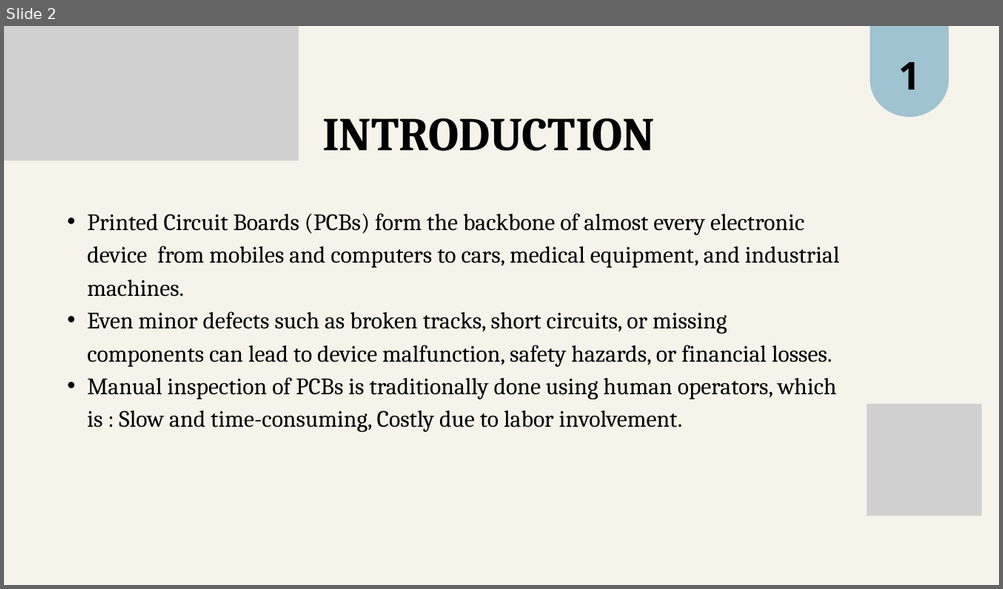
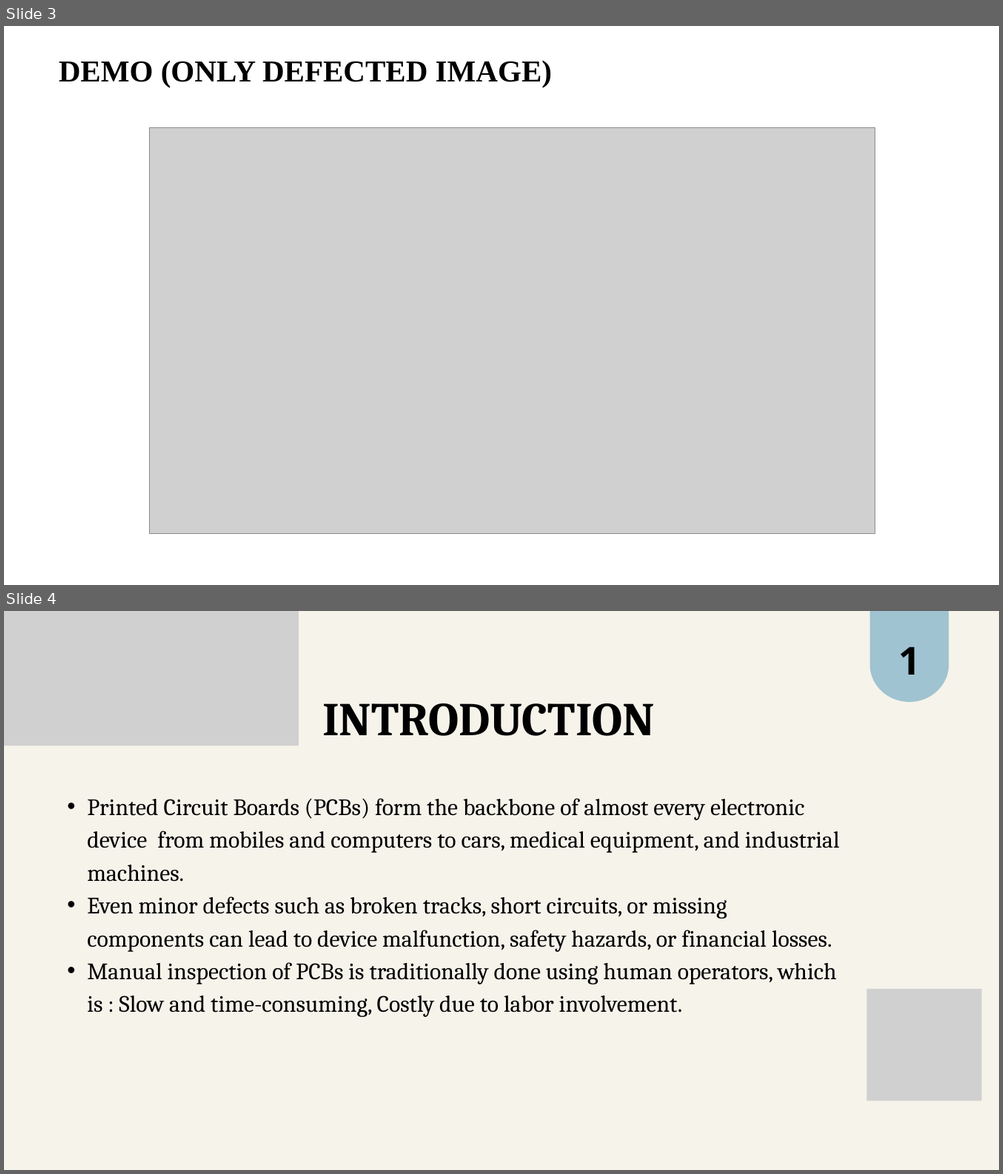
Before and after one commit to mentor-pranaya/-circuit-guard-PCB-defect-detection-and-application, a slide deck: PPT.pptx. Shown one above the other, each under a label of ours: slide 2 before the commit, slides 3 and 4 after it. The pictures are 1003x589 and 1003x1174 pixels, drawn with LibreOffice and Linux fonts; fonts in the diff are those of the drawing; grey boxes stand for pictures. Boxes give left, top, right and bottom in pixels: in the first picture for what was removed or moved away, otherwise in the second. Text is boxed around its words. In the diff, an @@ line names an element or a change of style, - is before the commit and + after.

```diff
--- a/PPT.pptx
+++ b/PPT.pptx
@@ slide 3 added at (4,26,999,585), background #FFFFFF @@
@@ text added at (59,60,552,87), 44 pt, text #000000, bold @@
+DEMO (ONLY DEFECTED IMAGE)
@@ picture added at (149,127,874,534) @@
@@ what was slide 2 is now slide 4 @@
```
Also in this commit, not shown: 2 slides changed, 1 other slide added, 1 slide removed, 1 other file.
